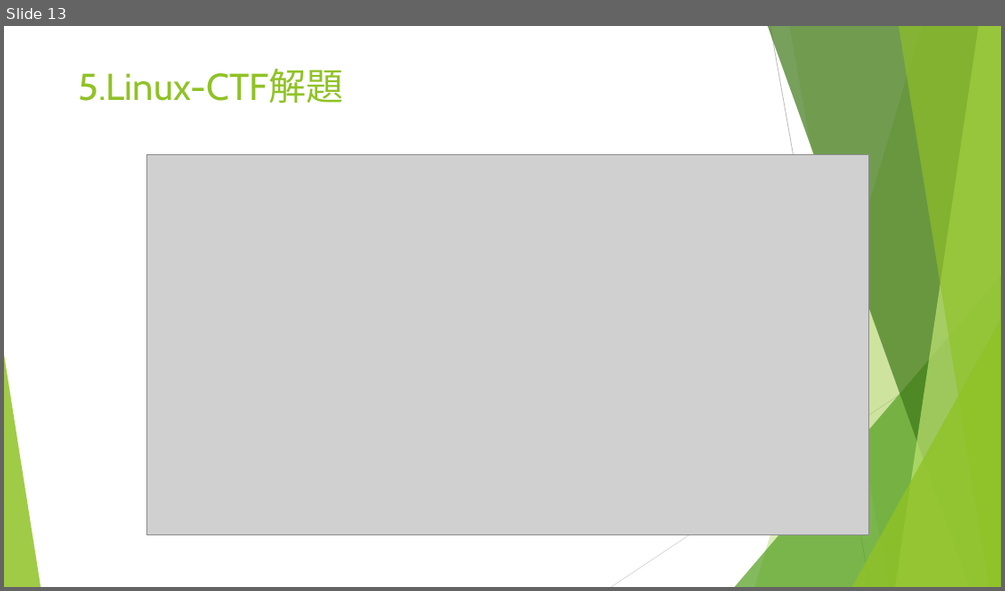
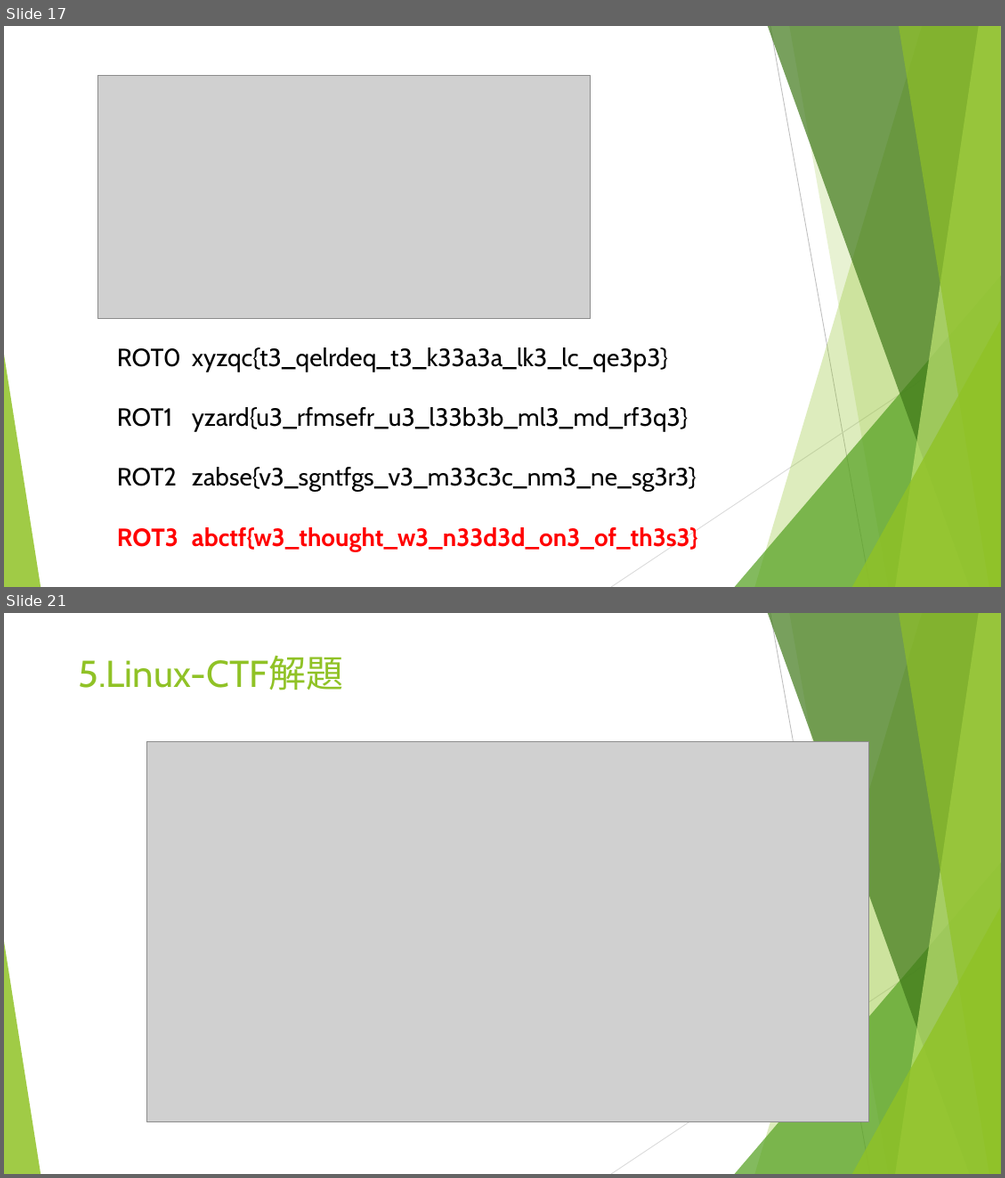
Before and after one commit to a909h333/Security2022, a slide deck: A090H333_資訊安全與素養_期中考報告.pptx. Shown one above the other, each under a label of ours: slide 13 before the commit, slides 17 and 21 after it; the slides between them are not shown. The pictures are 1005x591 and 1005x1178 pixels, drawn with LibreOffice and Linux fonts; fonts in the diff are those of the drawing; grey boxes stand for pictures. Boxes give left, top, right and bottom in pixels: in the first picture for what was removed or moved away, otherwise in the second. Text is boxed around its words. In the diff, an @@ line names an element or a change of style, - is before the commit and + after.

```diff
--- a/A090H333_資訊安全與素養_期中考報告.pptx
+++ b/A090H333_資訊安全與素養_期中考報告.pptx
@@ slide 17 added at <box>4,26,1001,587</box>, background #FFFFFF; not listed: 10 template elements that a slide beside it also shows @@
@@ picture added at <box>97,76,591,319</box> @@
@@ text added at <box>117,347,698,551</box>, 24 pt, text #000000 @@
+ROT0 xyzqc{t3_qelrdeq_t3_k33a3a_lk3_lc_qe3p3}
+ROT1 yzard{u3_rfmsefr_u3_l33b3b_ml3_md_rf3q3}
+ROT2 zabse{v3_sgntfgs_v3_m33c3c_nm3_ne_sg3r3}
+ROT3 abctf{w3_thought_w3_n33d3d_on3_of_th3s3}
@@ what was slide 13 is now slide 21 @@
```
Also in this commit, not shown: 10 slides changed, 7 other slides added.
